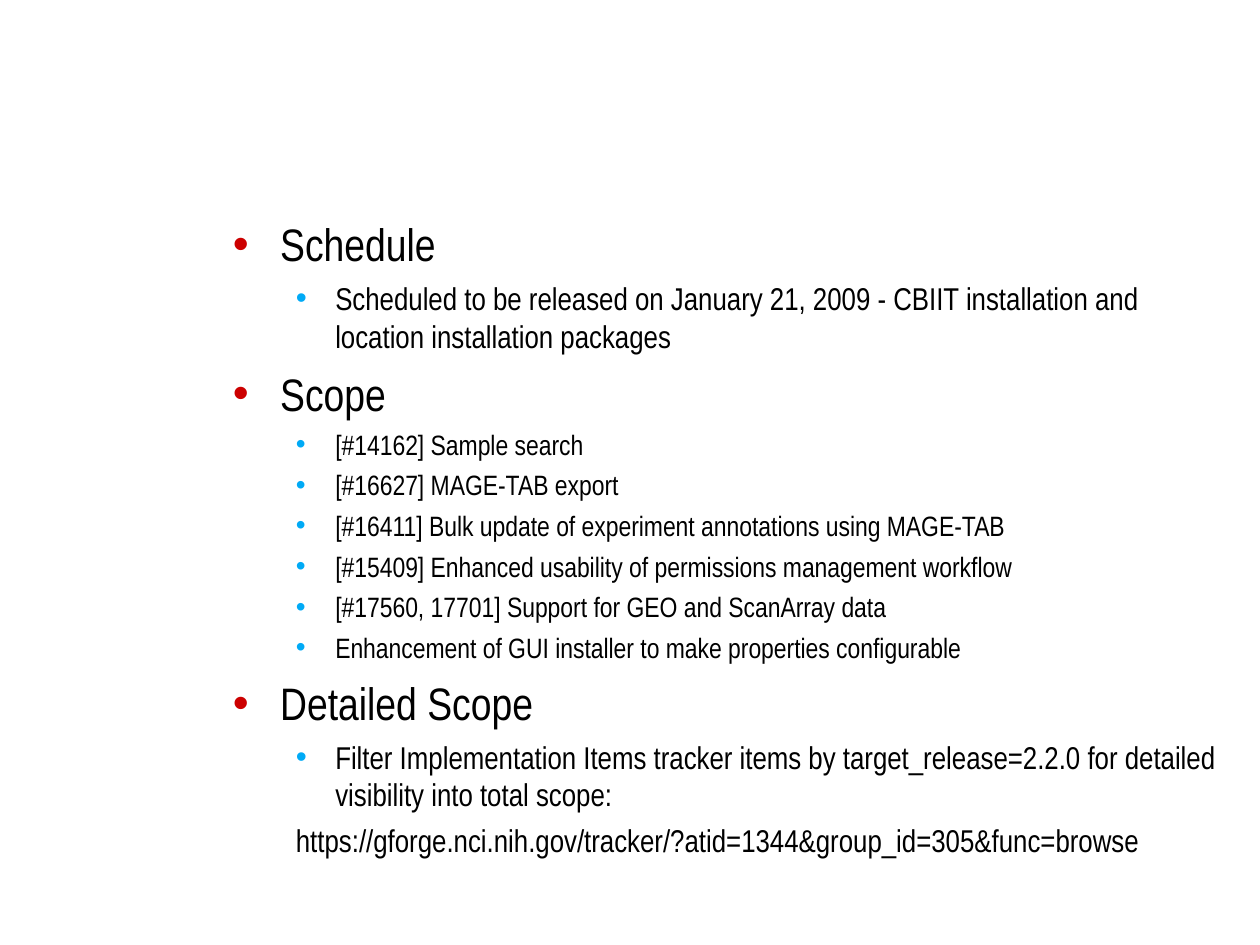
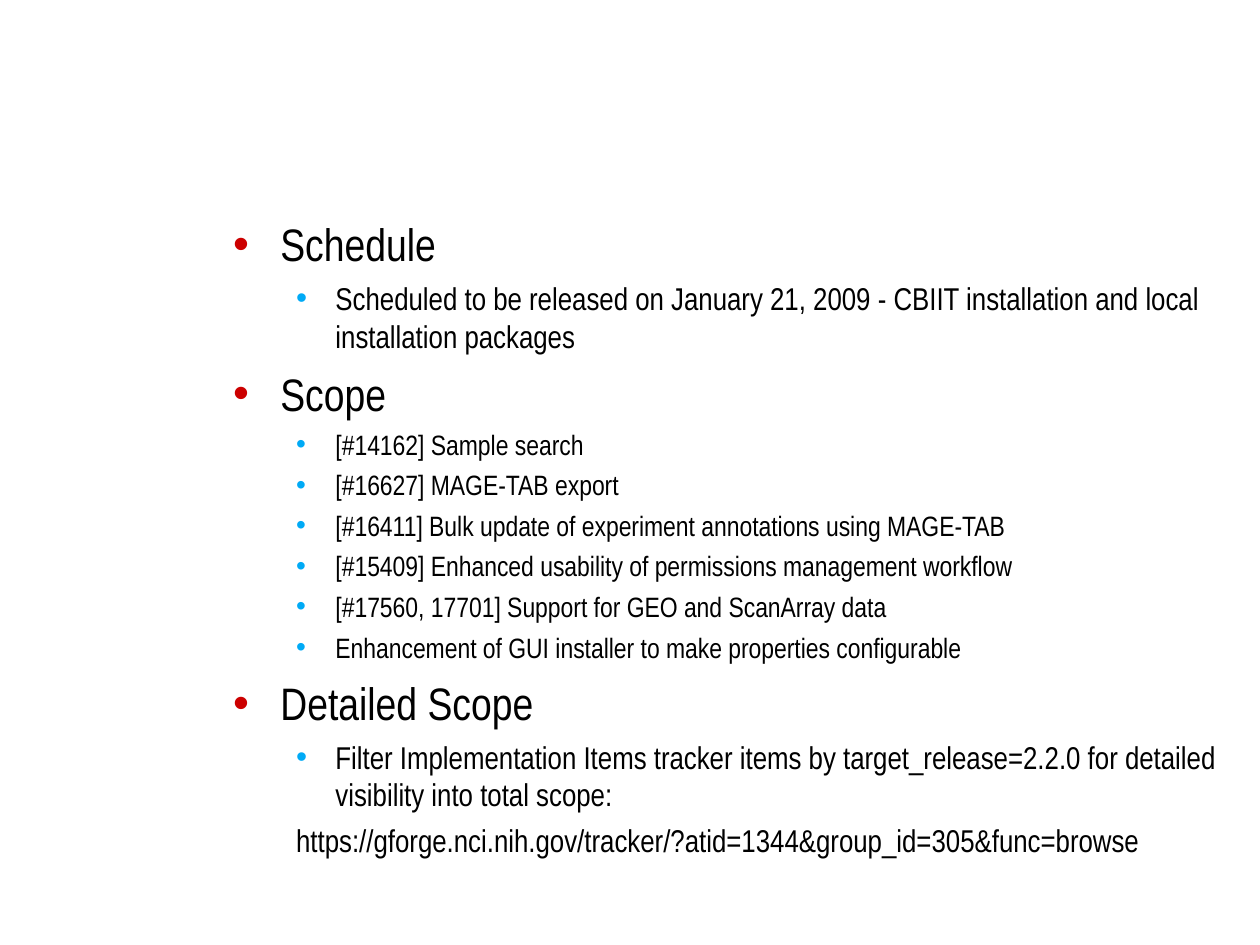
Before and after one commit to NCIP/caarray-docs, a slide deck: slide 3 of project_management/open_meetings/caArray User Community Meeting 2009.01.07.ppt. Drawn at 1260x945 pixels with LibreOffice and Linux fonts; fonts in the diff are those of the drawing; background and template pictures are left out. Boxes give left, top, right and bottom in pixels: in the first picture for what was removed or moved away, otherwise in the second. Text is boxed around its words. In the diff, an @@ line names an element or a change of style, - is before the commit and + after.

```diff
--- a/project_management/open_meetings/caArray User Community Meeting 2009.01.07.ppt
+++ b/project_management/open_meetings/caArray User Community Meeting 2009.01.07.ppt
@@ text at (x1=335, y1=287, x2=1199, y2=354): text changed @@
-  • Scheduled to be released on January 21, 2009 - CBIIT installation and location installation packages
+  • Scheduled to be released on January 21, 2009 - CBIIT installation and local installation packages
```
Also in this commit, not shown: 1 other slide changed, 4 slides added.
